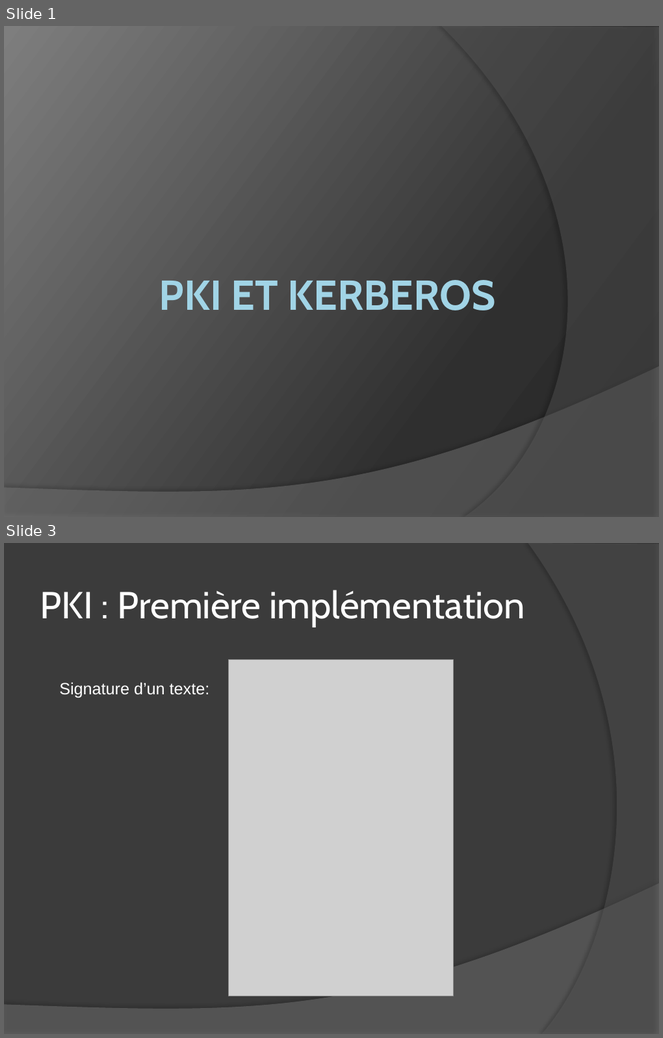
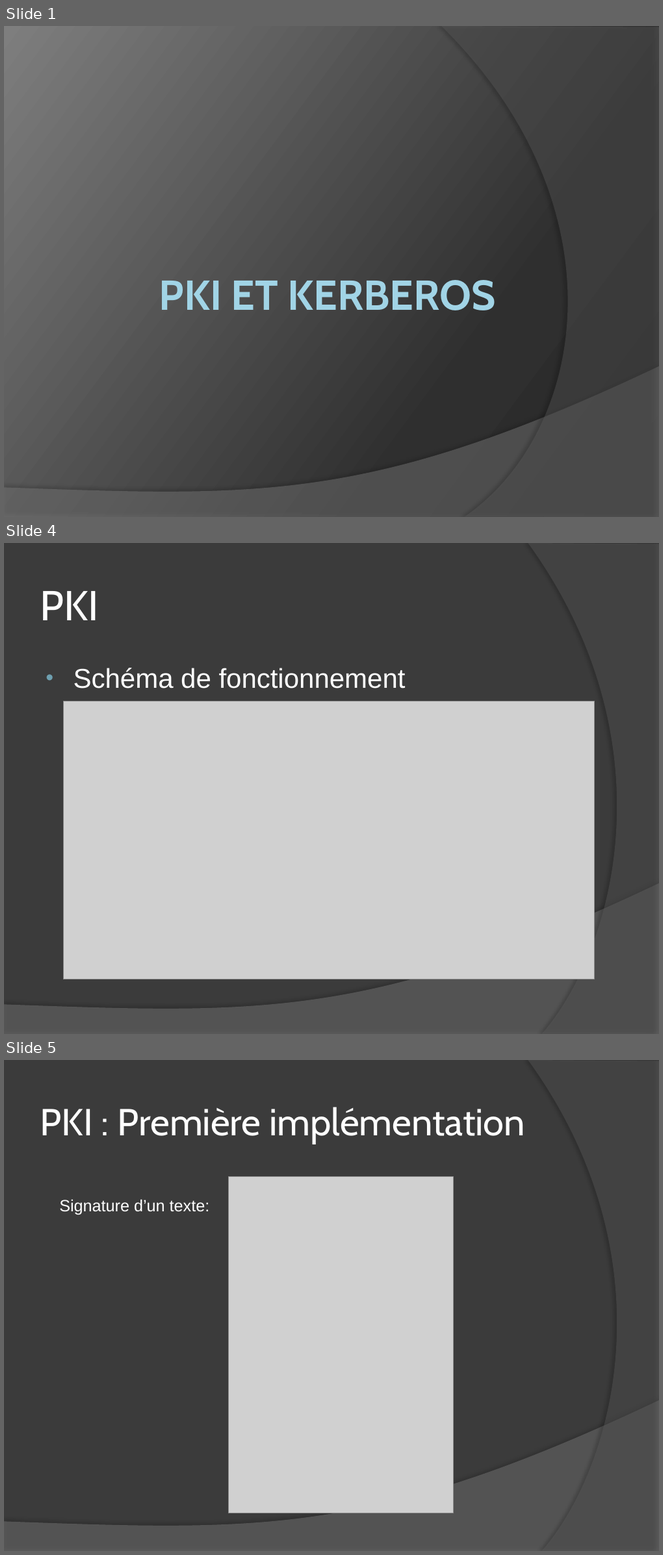
Before and after one commit to Musaran/pkimobile, a slide deck: Powerpoint/projetsynthese.pptx. Shown one above the other, each under a label of ours: slides 1 and 3 before the commit, slides 1, 4 and 5 after it; the slides between them are not shown. The pictures are 663x1038 and 663x1555 pixels, drawn with LibreOffice and Linux fonts; fonts in the diff are those of the drawing; grey boxes stand for pictures. Boxes give left, top, right and bottom in pixels: in the first picture for what was removed or moved away, otherwise in the second. Text is boxed around its words. In the diff, an @@ line names an element or a change of style, - is before the commit and + after.

```diff
--- a/Powerpoint/projetsynthese.pptx
+++ b/Powerpoint/projetsynthese.pptx
@@ slide 4 added at [4, 543, 659, 1034], background #3B3B3B; not listed: 2 template elements that a slide beside it also shows @@
@@ title added at [40, 591, 98, 620], 46 pt, text #FFFFFF @@
+PKI
@@ text added at [74, 668, 406, 689], 30 pt, text #FFFFFF @@
+• Schéma de fonctionnement
@@ picture added at [64, 701, 595, 979] @@
@@ what was slide 3 is now slide 5 @@
```
Also in this commit, not shown: 2 other slides added, 1 slide removed.
